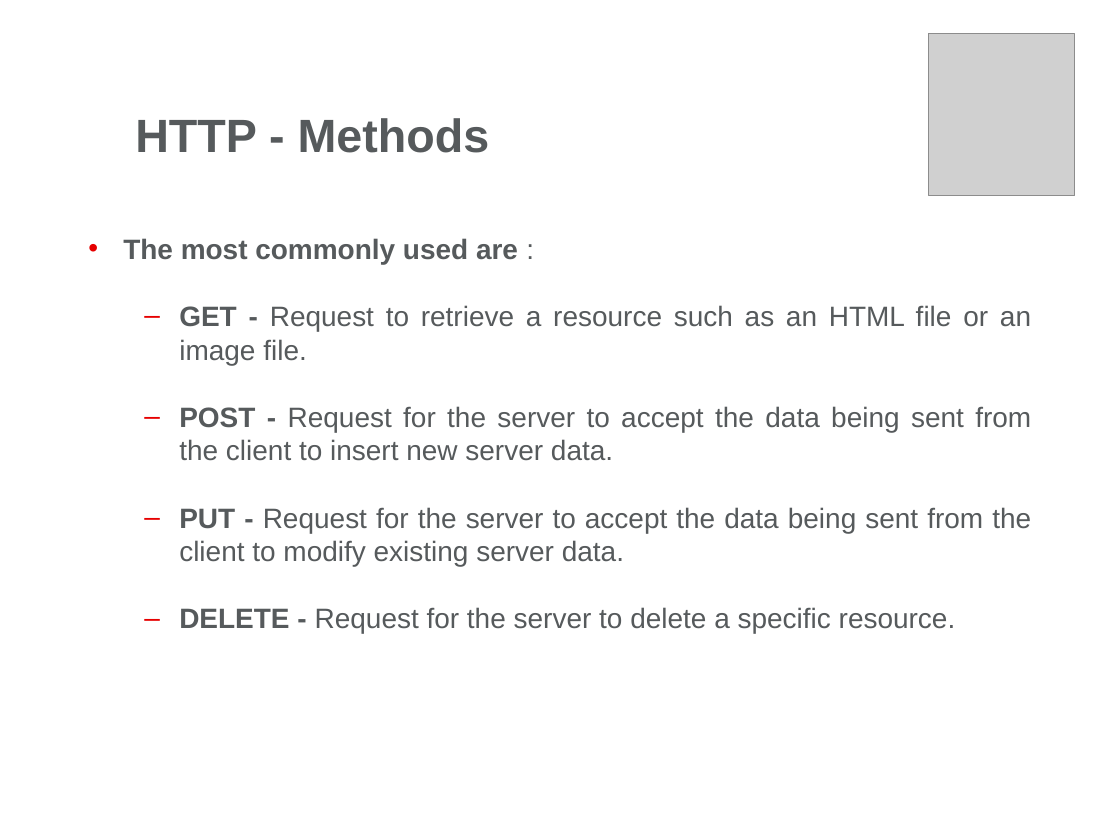
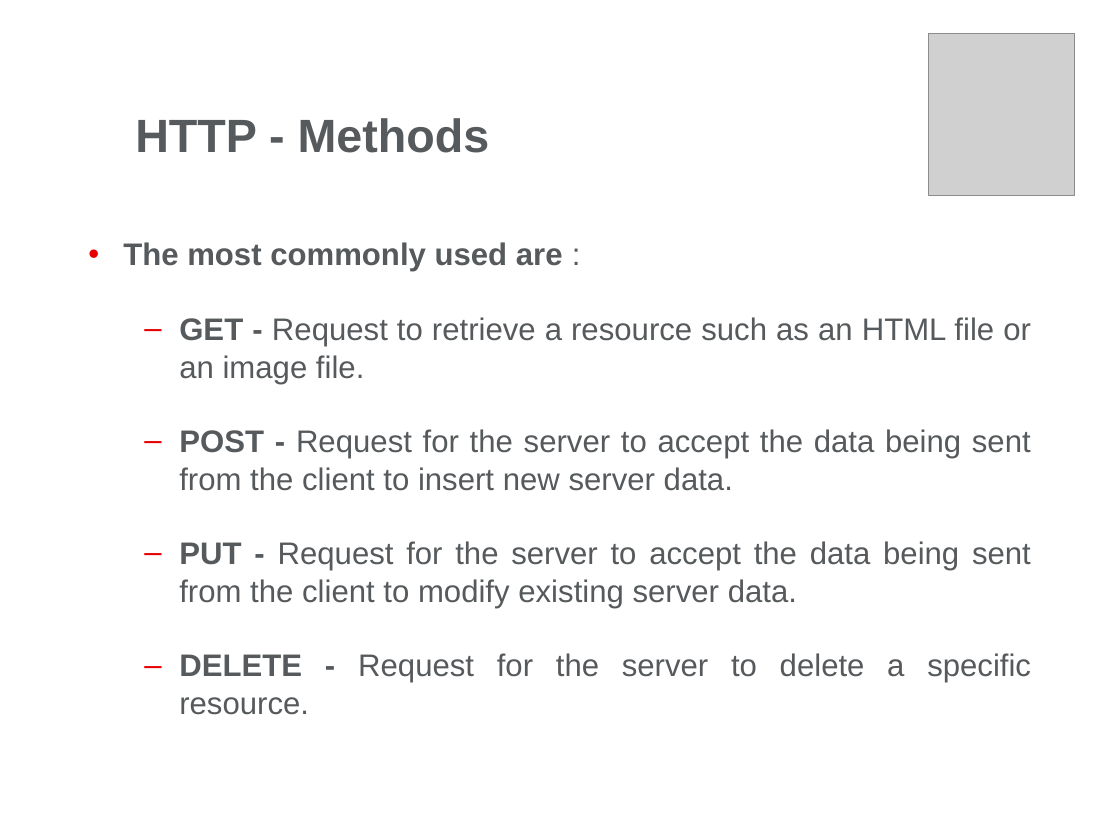
Before and after one commit to andreiapostol/JavaDocs, a slide deck: slide 26 of Servlets/Day1/Docs/Web Presentation-Part1.pptx. Drawn at 1120x840 pixels with LibreOffice and Linux fonts; fonts in the diff are those of the drawing; grey boxes stand for pictures; background and template pictures are left out. Boxes give left, top, right and bottom in pixels: in the first picture for what was removed or moved away, otherwise in the second. Text is boxed around its words. In the diff, an @@ line names an element or a change of style, - is before the commit and + after.

```diff
--- a/Servlets/Day1/Docs/Web Presentation-Part1.pptx
+++ b/Servlets/Day1/Docs/Web Presentation-Part1.pptx
@@ text "The most commonly used are ..." at bbox=[123, 242, 1031, 715]: size 18 to 20 pt @@
```
Also in this commit, not shown: 15 other slides changed, 18 other files.
